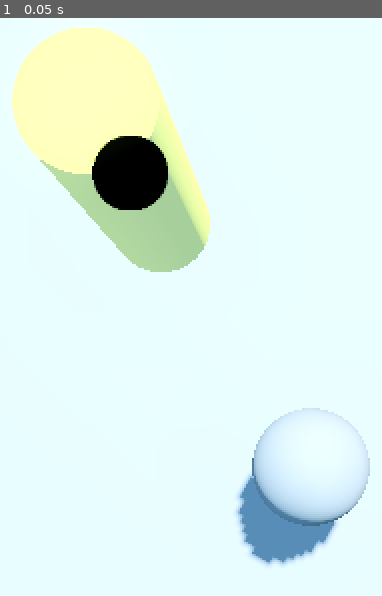
Above: before the commit, frame 1.
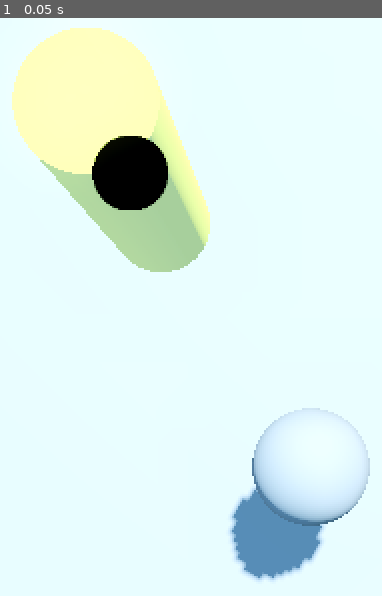
Above: after the commit, the same moment.

Repository: OliCunnington/3dDragAndDrop
Game: Godot game, scene res://main.tscn
Same seed, same stepped clock (60 frames per second), same inputs: the game is played once before the commit and once after it.
Inputs:
- Up to frame 1 (0.05 s): no input

The runs differ from the first frame. In frame 1, 1.2% of the frame differs, in the area x 60-89%, y 78-98%.

Commit message:
replaced CSG elements

Diff:
--- a/main.tscn
+++ b/main.tscn
@@ -17,6 +17,12 @@
 sky = SubResource("Sky_d2nps")
 tonemap_mode = 2
 glow_enabled = true
+
+[sub_resource type="PlaneMesh" id="PlaneMesh_eq8x6"]
+size = Vector2(25, 25)
+
+[sub_resource type="PlaneMesh" id="PlaneMesh_0nxbg"]
+size = Vector2(25, 25)
 
 [sub_resource type="CylinderShape3D" id="CylinderShape3D_nekm8"]
 
@@ -50,18 +56,14 @@
 [node name="Camera3D" type="Camera3D" parent="."]
 transform = Transform3D(1, 0, 0, 0, -4.37114e-08, 1, 0, -1, -4.37114e-08, 0, 5, 0)
 
-[node name="MouseReferencePlane" type="CSGBox3D" parent="."]
+[node name="MouseReferencePlane" type="MeshInstance3D" parent="."]
 transform = Transform3D(1, 0, 0, 0, 1, 0, 0, 0, 1, 0, -0.5, 0)
 visible = false
-use_collision = true
-collision_layer = 2
-collision_mask = 2
-size = Vector3(100, 1, 100)
+mesh = SubResource("PlaneMesh_eq8x6")
 
-[node name="ShadowPlane" type="CSGBox3D" parent="."]
+[node name="ShadowPlane" type="MeshInstance3D" parent="."]
 transform = Transform3D(1, 0, 0, 0, 1, 0, 0, 0, 1, 0, -1.5, 0)
-use_collision = true
-size = Vector3(100, 1, 100)
+mesh = SubResource("PlaneMesh_0nxbg")
 
 [node name="DestructionArea" type="Area3D" parent="."]
 transform = Transform3D(1, 0, 0, 0, -4.37114e-08, -1, 0, 1, -4.37114e-08, -1.52729, -0.950213, -2.48573)
Not shown: 1 places in main.tscn that only renumber resources
